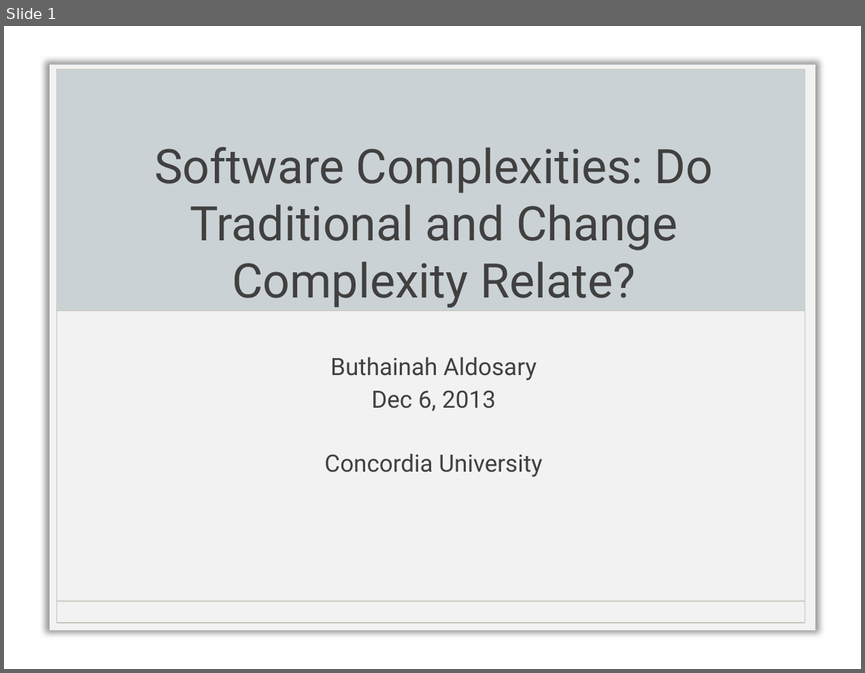
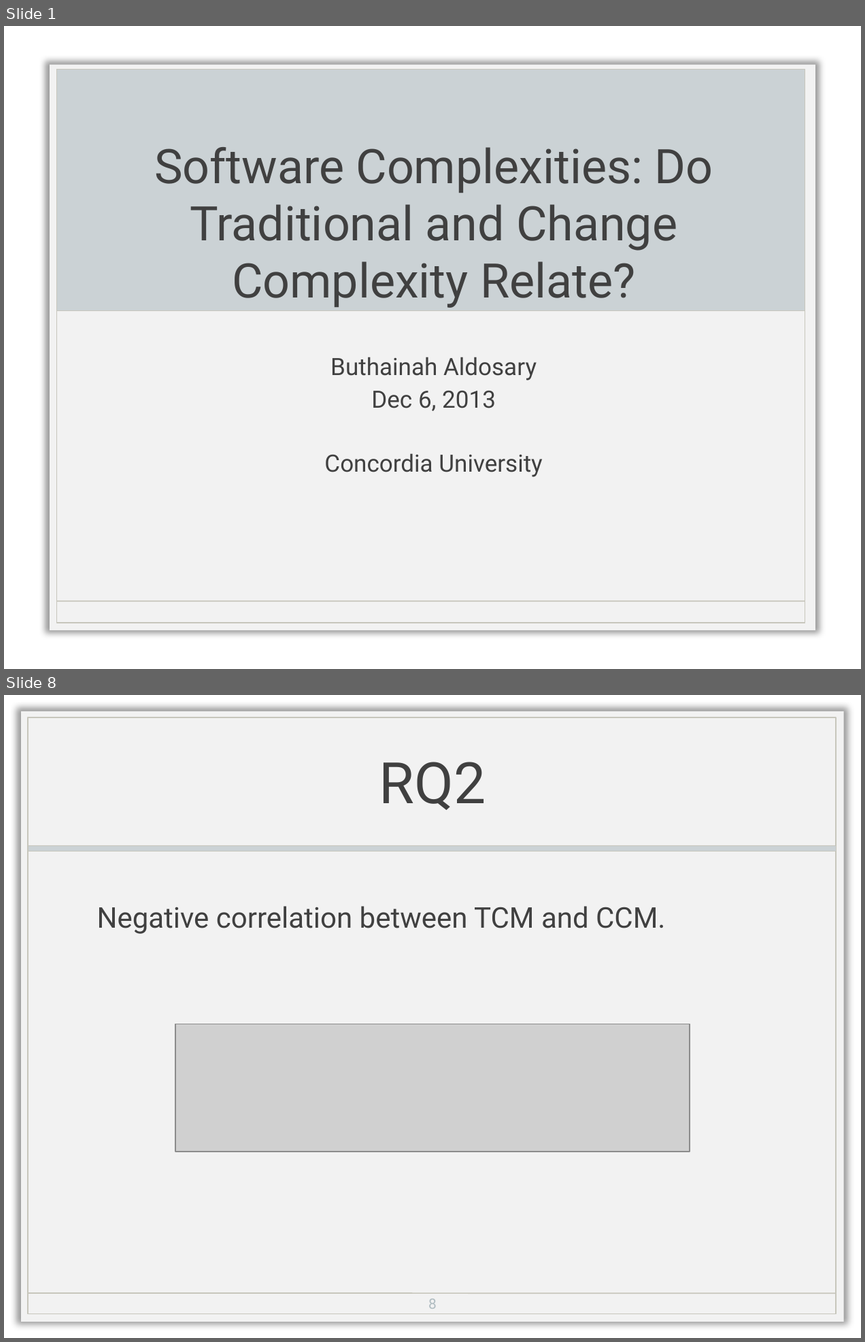
Before and after one commit to Sidharath/change_complexity, a slide deck: Complexity_Buthainah.pptx. Shown one above the other, each under a label of ours: slide 1 before the commit, slides 1 and 8 after it; the slides between them are not shown. The pictures are 865x673 and 865x1342 pixels, drawn with LibreOffice and Linux fonts; fonts in the diff are those of the drawing; grey boxes stand for pictures; background and template pictures are left out. Boxes give left, top, right and bottom in pixels: in the first picture for what was removed or moved away, otherwise in the second. Text is boxed around its words. In the diff, an @@ line names an element or a change of style, - is before the commit and + after.

```diff
--- a/Complexity_Buthainah.pptx
+++ b/Complexity_Buthainah.pptx
@@ slide 8 added at bbox=[4, 695, 861, 1338], background picture (left out) @@
@@ title added at bbox=[379, 762, 486, 810], 48 pt, text #404040 @@
+RQ2
@@ group added at bbox=[21, 711, 844, 1321]: 3 rectangles, 1 line @@
@@ text added at bbox=[97, 906, 665, 934], 24 pt, text #404040 @@
+Negative correlation between TCM and CCM.
@@ picture added at bbox=[175, 1024, 689, 1152] @@
@@ page number added at bbox=[428, 1298, 436, 1308], 12 pt, text #B0BCC1 @@
+8
```
Also in this commit, not shown: 1 slide changed, 12 other slides added, 5 slides removed, 1 other file.
